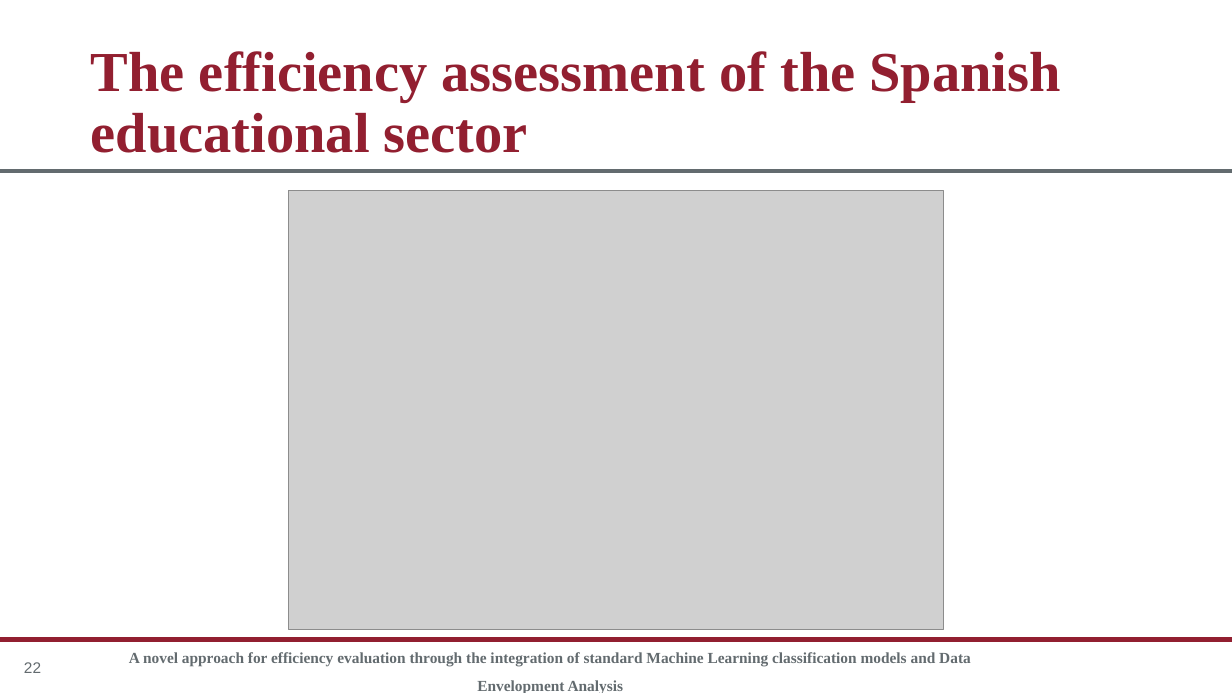
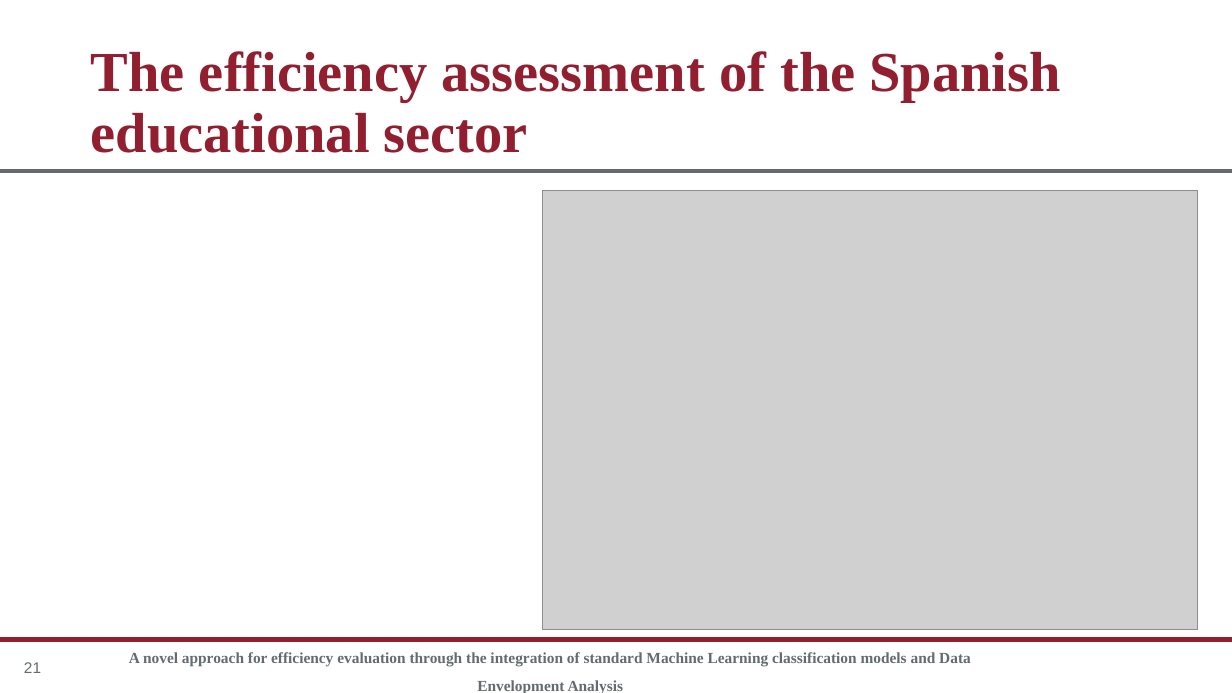
Before and after one commit to rgonzalezmoyano/Cafee, a slide deck: slide 21 of articulo 1 XAI/Presentación/Presentacion XAI version 1_JA.pptx (slide 22 before the commit). Drawn at 1232x693 pixels with LibreOffice and Linux fonts; fonts in the diff are those of the drawing; grey boxes stand for pictures; background and template pictures are left out. Boxes give left, top, right and bottom in pixels: in the first picture for what was removed or moved away, otherwise in the second. Text is boxed around its words. In the diff, an @@ line names an element or a change of style, - is before the commit and + after.

```diff
--- a/articulo 1 XAI/Presentación/Presentacion XAI version 1_JA.pptx
+++ b/articulo 1 XAI/Presentación/Presentacion XAI version 1_JA.pptx
@@ picture: place and size @@
-picture at [289, 190, 944, 629]
+picture at [543, 190, 1198, 629]
@@ page number at [24, 662, 41, 673]: text changed @@
-22
+21
```
Also in this commit, not shown: 1 other slide changed, 1 slide added, 1 slide removed, 1 other file.
